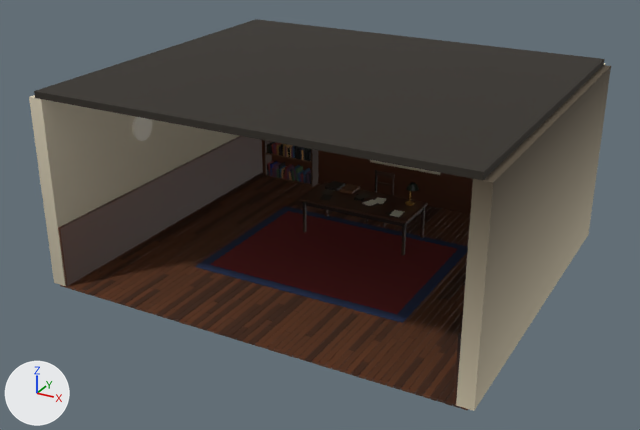
The glTF model public/yw9-mail/office.glb: old version first, new version second.
Rendered twice from a camera (50 mm lens) standing at (7.36, -14.04, 7.86) and looking at (-0.14, -0.41, 1.04). Every picture has the same lights, and +X, +Y and +Z are marked at lower left. The picture after the commit comes second. Vertices at exactly the same position are counted once.

The scene before the commit, as lines of its bpy script (objects in view):
```python
me_p_back_w_004 = bpy.data.meshes.new('p.back.w.004')
me_p_back_w_004.from_pydata(...)  # 44 vertices, 72 faces; spans x -4.14..4.14, y -3.5..3.64, z 0.0..3.6
me_p_back_w_004.materials.append(mat_plaster__e8dcc0)
me_p_ceiling_001 = bpy.data.meshes.new('p.ceiling.001')
me_p_ceiling_001.from_pydata(...)  # a box spanning x -4.0..4.0, y -3.5..3.5, z 3.6..3.72
me_p_ceiling_001.materials.append(mat_plaster__f2ead6)
me_prug_001 = bpy.data.meshes.new('prug.001')
me_prug_001.from_pydata(...)  # a box spanning x -2.2..2.2, y -1.7..1.7, z 0.0..0.02
me_prug_001.materials.append(mat_fabric__2f3f6a)
ob_office_fabric_2 = bpy.data.objects.new('office.fabric.2', me_prug_001)
ob_office_fabric_2.location = (0.0, 0.0, 0.0)
ob_office_plaster_7 = bpy.data.objects.new('office.plaster.7', me_p_back_w_004)
ob_office_plaster_7.location = (0.0, 0.0, 0.0)
ob_office_plaster_8 = bpy.data.objects.new('office.plaster.8', me_p_ceiling_001)
ob_office_plaster_8.location = (0.0, 0.0, 0.0)
# also in view: 'office.fabric.3' at (0.0, 0.0, 0.01); 'office.plank.9' at (0.0, 0.0, 0.6); 'office.plank.10' at (0.0, 1.2, 0.39); 'office.plank.0' at (0.02, 0.0, -0.02); 'office.plank.1' at (0.02, 0.0, -0.02)
```
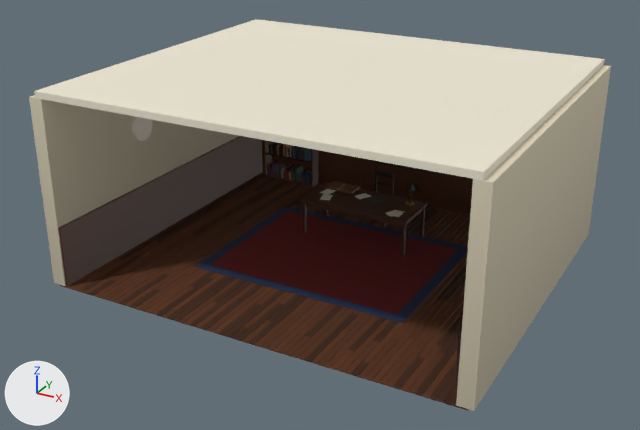
Location of each change, (x1, y1, x2, y2) in pixels of the pictures (640 x 430 px):
part 1 of me_p_back_w_004, recoloured
    both: (31, 63, 611, 411)
part 2 of me_p_ceiling_001, recoloured (dark grey to white)
    both: (34, 19, 604, 180)

The change, as a diff of the scene's bpy script:
```diff
--- a/public/yw9-mail/office.glb.py
+++ b/public/yw9-mail/office.glb.py
@@ me_p_back_w_004 @@
 me_p_back_w_004.from_pydata(...)  # 44 vertices, 72 faces; spans x -4.14..4.14, y -3.5..3.64, z 0.0..3.6
 # used by ob_office_plaster_7; location = (0.0, 0.0, 0.0)
+# me_p_back_w_004 part 1: 72 faces centred in x -4.14..4.14, y -3.5..3.64, z 0.0..3.6 are repainted in the vertex colours, in many colours
 me_p_back_w_004.materials.append(mat_plaster__e8dcc0)
@@ me_p_ceiling_001 @@
 me_p_ceiling_001.from_pydata(...)  # 8 vertices, 12 faces; spans x -4.0..4.0, y -3.5..3.5, z 3.6..3.72
 # used by ob_office_plaster_8; location = (0.0, 0.0, 0.0)
+# me_p_ceiling_001 part 2: 12 faces centred in x -4.0..4.0, y -3.5..3.5, z 3.6..3.72 are repainted in the vertex colours; the middle colour goes from dark grey #312d29 to white #fafbfb
 me_p_ceiling_001.materials.append(mat_plaster__f2ead6)
```
